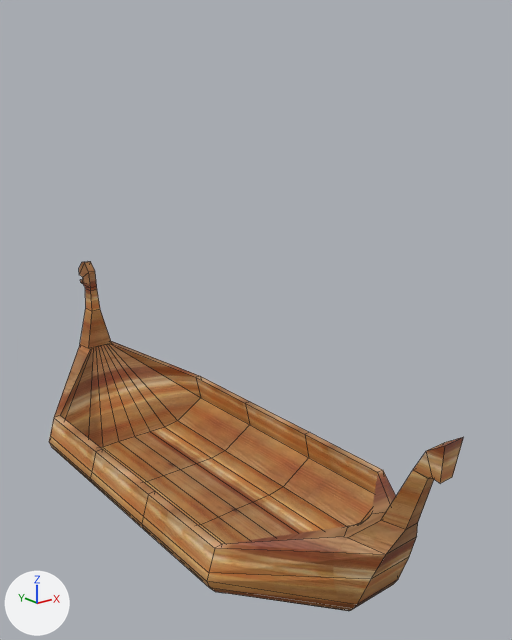
The Blender file res/blend/boat.blend as it was, and as the next commit left it.
Both versions are drawn from a 50 mm camera at (-15.2, -22.8, 16.3) aimed at (1.1, -2.4, 8.1). The lights are fixed; the arrows at lower left show +X, +Y and +Z. Mesh edges are drawn as thin lines.
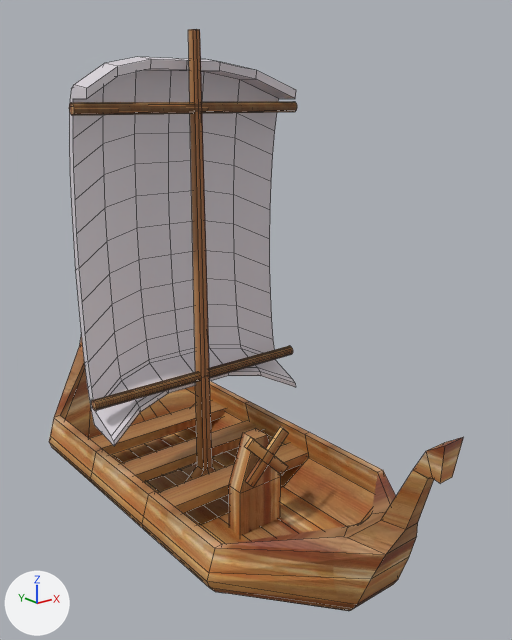
Commit message: complete boat

Patch to the scene script:
```diff
--- a/res/blend/boat.blend.py
+++ b/res/blend/boat.blend.py
@@ me_cylinder @@
-me_cylinder.from_pydata(...)  # 244 vertices, 224 faces; spans x -4.3..4.3, y -12.4..10.4, z -0.1..8.4
+me_cylinder.from_pydata(...)  # 390 vertices, 307 faces; spans x -4.8..4.8, y -12.4..10.4, z -0.1..18.6
+# me_cylinder part 1: a new loose piece, a 32-sided cylinder along x spanning x -4.82..4.82, y -0.4..0.0, z 15.73..16.13, in mat_wood (picture img_wood_png)
+# me_cylinder part 2: a new loose piece, a 32-sided cylinder along x spanning x -4.82..4.82, y -0.4..0.0, z 5.24..5.64, in mat_wood (picture img_wood_png)
+# me_cylinder part 3
+# 4 faces are deleted
+# 18 vertices are added at x -0.9..0.9, y -0.8..0.3, z 0.3..18.6
+# 19 new faces join them
 me_cylinder.materials.append(mat_wood)
@@ ob_cylinder_001 @@
+ob_cylinder_001 = bpy.data.objects.new('Cylinder.001', me_cylinder_001)  # 224 vertices, 194 faces; spans x 0.5..1.6, y -2.6..2.18, z -1.56..1.56; in mat_parus (light grey #dfd9e0)
+ob_cylinder_001.location = (0.0, 3.62, 10.23)
+ob_cylinder_001.rotation_euler = (-1.571, 0.0, 4.712)  # degrees (-90, 0, 270)
+ob_cylinder_001.scale = (2.87, 2.87, 2.87)
@@ ob_cube_003 @@
+ob_cube_003 = bpy.data.objects.new('Cube.003', me_cube_005)  # 40 vertices, 36 faces; spans x -1.0..1.0, y 0.2..1.36, z -1.0..3.32; in mat_wood_003 (picture img_wood_png_003)
+ob_cube_003.location = (0.0, -4.69, 1.15)
@@ ob_cube_002 @@
+ob_cube_002 = bpy.data.objects.new('Cube.002', me_cube_004)  # a box spanning x -1.0..1.0, y -1.0..1.0, z -1.0..1.0; in mat_wood_002 (picture img_wood_png_002)
+ob_cube_002.location = (0.0, 4.21, 1.3)
+ob_cube_002.scale = (4.03, 0.624, 0.217)
@@ ob_cube_001 @@
+ob_cube_001 = bpy.data.objects.new('Cube.001', me_cube_003)  # a box spanning x -1.0..1.0, y -1.0..1.0, z -1.0..1.0; in mat_wood_001 (picture img_wood_png_001)
+ob_cube_001.location = (0.0, 1.21, 1.3)
+ob_cube_001.scale = (4.03, 0.624, 0.217)
@@ ob_cube @@
+ob_cube = bpy.data.objects.new('Cube', me_cube_002)  # a box spanning x -1.0..1.0, y -1.0..1.0, z -1.0..1.0; in mat_wood (picture img_wood_png)
+ob_cube.location = (0.0, -1.79, 1.3)
+ob_cube.scale = (4.03, 0.624, 0.217)
```

Pixel boxes [x1, y1, x2, y2] of what changed, in the pictures (512 x 640 px):
'Cylinder', reshaped (66% taller)
    before: [49, 261, 464, 611]
    after: [49, 29, 464, 611]
'Cylinder.001', added
    after: [69, 57, 296, 446]
'Cube.003', added (brown)
    after: [229, 427, 288, 536]
'Cube.001', added (brown)
    after: [121, 420, 264, 482]
'Cube', added (brown)
    after: [158, 443, 308, 513]
'Cube.002', added (brown)
    after: [89, 400, 226, 455]
part 1 of me_cylinder, added (brown)
    after: [69, 102, 297, 115]
part 2 of me_cylinder, added (brown)
    after: [91, 346, 293, 411]
part 3 of me_cylinder, built on
    before: [148, 458, 269, 525]
    after: [148, 29, 229, 525]
